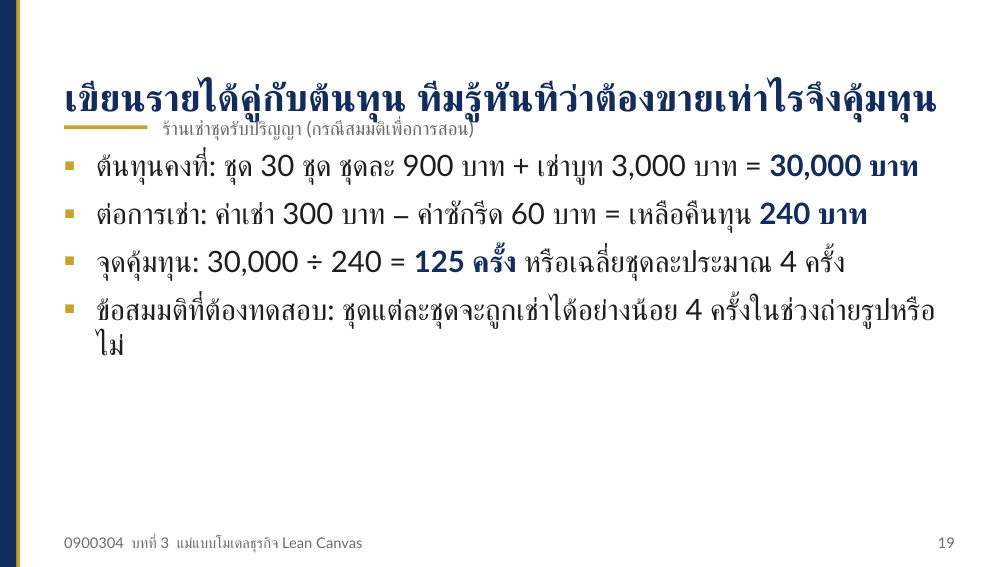
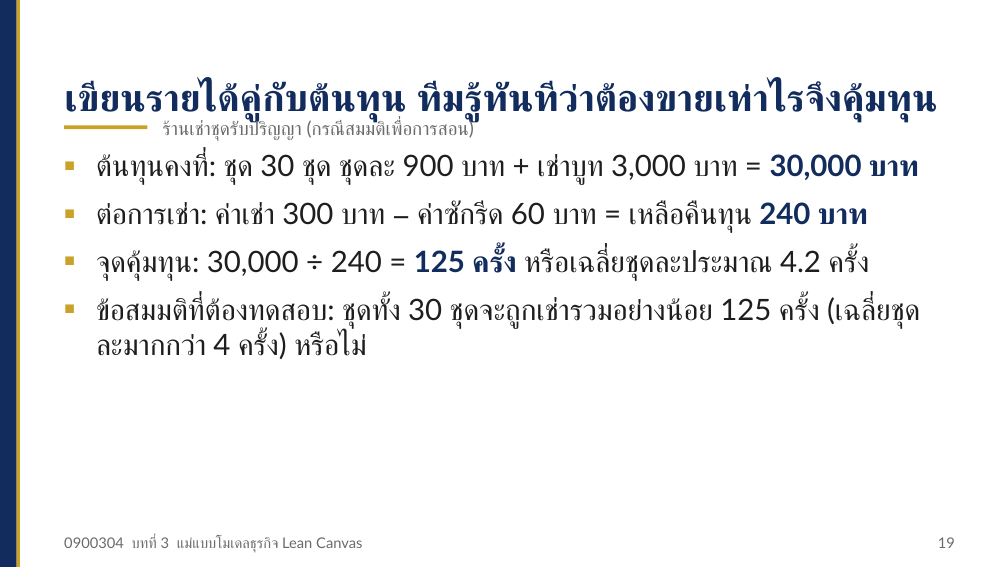
Before and after one commit to Aj-Warawut/academic-web-teaching, a slide deck: slide 19 of nv/files/nv_0900304_บทที่03_สไลด์.pptx. Drawn at 1008x567 pixels with LibreOffice and Linux fonts; fonts in the diff are those of the drawing. Boxes give left, top, right and bottom in pixels: in the first picture for what was removed or moved away, otherwise in the second. Text is boxed around its words. In the diff, an @@ line names an element or a change of style, - is before the commit and + after.

Commit message:
0900304: แก้เนื้อหาบท 3–9 ตามผลตรวจตอนทำสไลด์
- บทที่ 3: ข้อสมมติจุดคุ้มทุนร้านเช่าชุด เป็น 125 ครั้ง (เฉลี่ยชุดละ 4.2 ครั้ง)
- บทที่ 6: ที่มาของเกณฑ์ 15 มื้อต่อคืน และคำตอบที่ซ้อนกันในกรณีศึกษา
- บทที่ 6 และ 7: แยกชื่อ Kerr (2014) สองชิ้นตาม APA
- บทที่ 5: ลำดับการสัมภาษณ์ลูกค้า (ตาราง 5.5)
- บทที่ 4: ภาพ 4.2 ติดดอกจันช่างแก้ชุด
- บทที่ 7, 8, 9: หมายเหตุการปัดตัวเลข แนวคิดระดับสูงในตาราง 8.2 และป้ายกรณีสมมติ
- อัปเดตหน้าบทที่ 3–9 ภาพสไลด์ 7 แผ่น ไฟล์สไลด์ 7 บท และเอกสารประกอบการสอนฉบับรวมเล่ม (233 หน้า)

```diff
--- a/nv/files/nv_0900304_บทที่03_สไลด์.pptx
+++ b/nv/files/nv_0900304_บทที่03_สไลด์.pptx
@@ text at [96, 249, 920, 356]: text changed @@
-■ จุดคุ้มทุน: 30,000 ÷ 240 = 125 ครั้ง หรือเฉลี่ยชุดละประมาณ 4 ครั้ง
-■ ข้อสมมติที่ต้องทดสอบ: ชุดแต่ละชุดจะถูกเช่าได้อย่างน้อย 4 ครั้งในช่วงถ่ายรูปหรือไม่
+■ จุดคุ้มทุน: 30,000 ÷ 240 = 125 ครั้ง หรือเฉลี่ยชุดละประมาณ 4.2 ครั้ง
+■ ข้อสมมติที่ต้องทดสอบ: ชุดทั้ง 30 ชุดจะถูกเช่ารวมอย่างน้อย 125 ครั้ง (เฉลี่ยชุดละมากกว่า 4 ครั้ง) หรือไม่
```
Also in this commit, not shown: 1 other slide changed, 22 other files.
